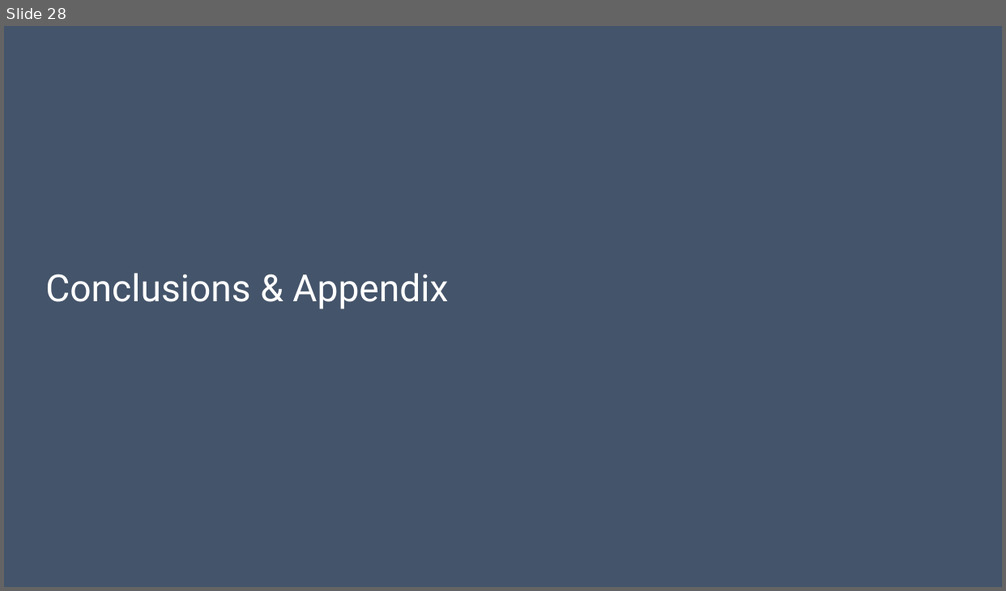
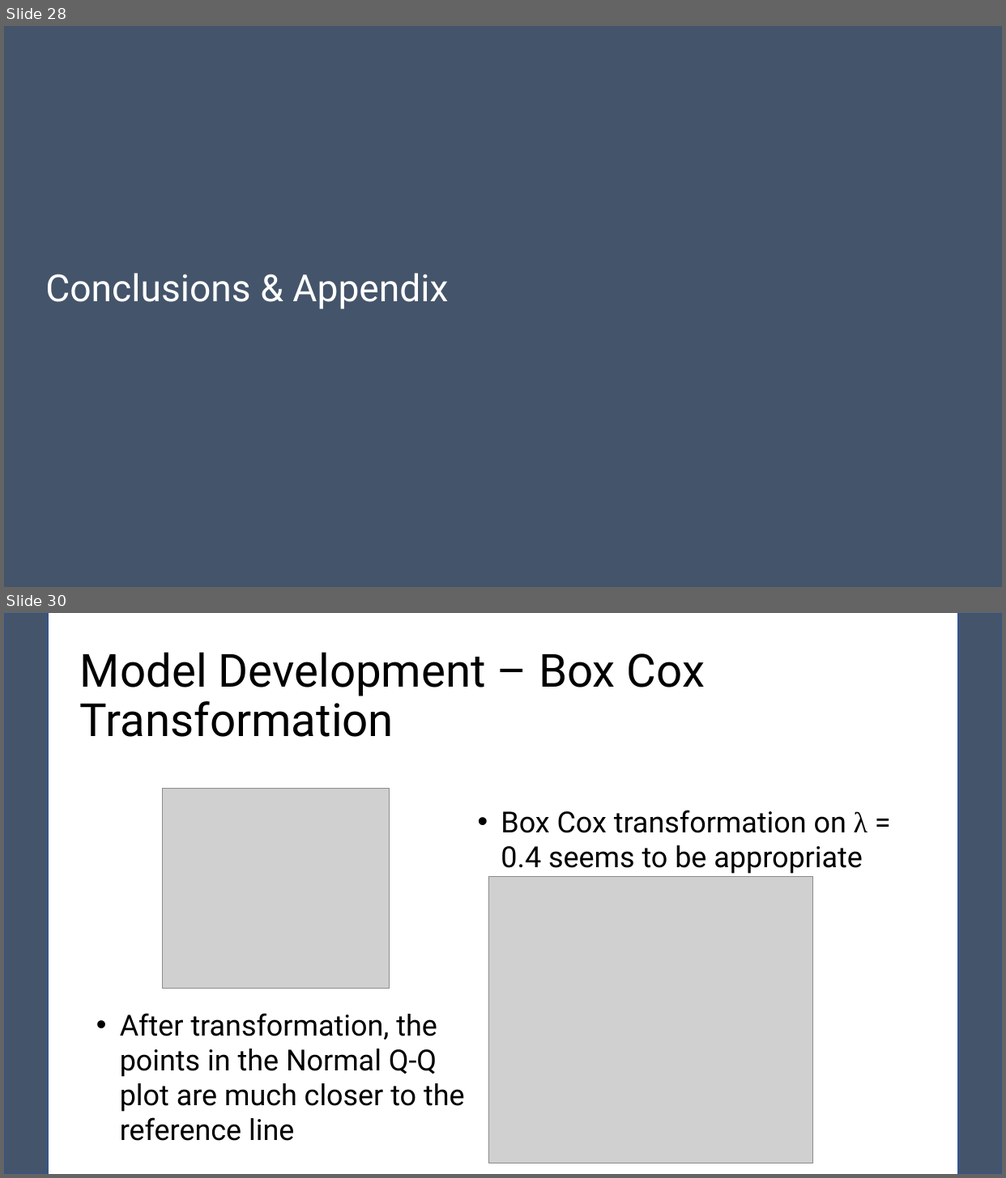
Before and after one commit to pewilliams/regression-mei-team-proj, a slide deck: presentation/Team-25.pptx. Shown one above the other, each under a label of ours: slide 28 before the commit, slides 28 and 30 after it; the slides between them are not shown. The pictures are 1006x591 and 1006x1178 pixels, drawn with LibreOffice and Linux fonts; fonts in the diff are those of the drawing; grey boxes stand for pictures. Boxes give left, top, right and bottom in pixels: in the first picture for what was removed or moved away, otherwise in the second. Text is boxed around its words. In the diff, an @@ line names an element or a change of style, - is before the commit and + after.

```diff
--- a/presentation/Team-25.pptx
+++ b/presentation/Team-25.pptx
@@ slide 30 added at box(4, 613, 1002, 1174), background #FFFFFF @@
@@ rectangle added at box(4, 613, 48, 1174), fill #44546A, outline #325491 1 pt @@
@@ rectangle added at box(958, 613, 1002, 1174), fill #44546A, outline #325491 1 pt @@
@@ title added at box(80, 652, 705, 737), 44 pt, text #000000 @@
+Model Development – Box Cox Transformation
@@ picture added at box(163, 788, 390, 989) @@
@@ text added at box(501, 810, 867, 874), 28 pt, text #000000 @@
+• Box Cox transformation on λ = 0.4 seems to be appropriate
@@ picture added at box(488, 877, 813, 1164) @@
@@ text added at box(120, 1013, 465, 1141), 28 pt, text #000000 @@
+• After transformation, the points in the Normal Q-Q plot are much closer to the reference line
```
Also in this commit, not shown: 4 other slides added, 1 other file.
